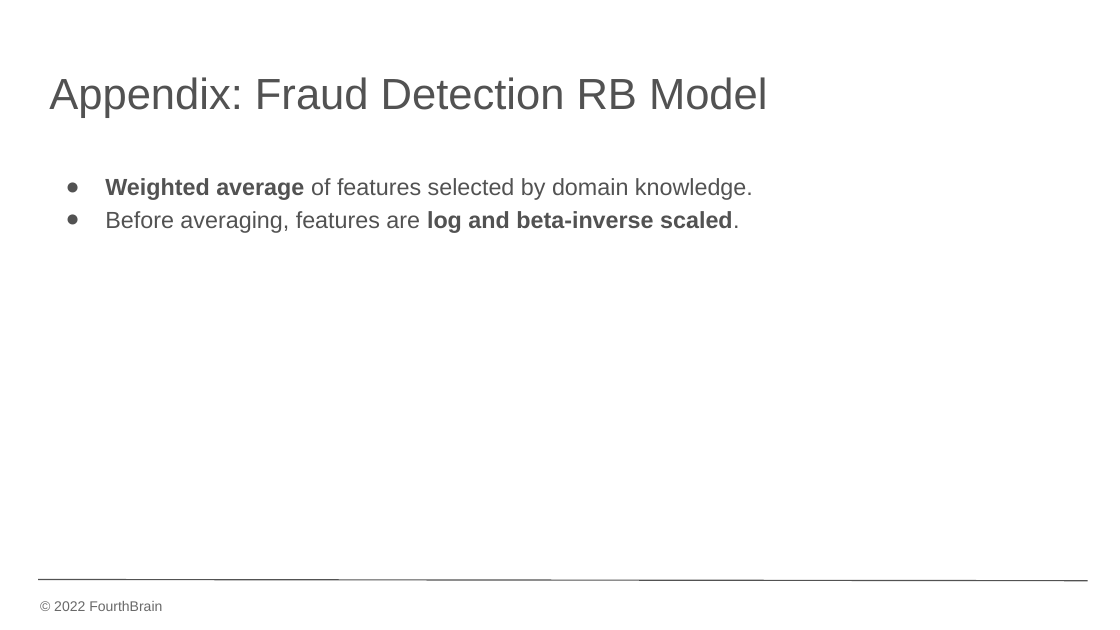
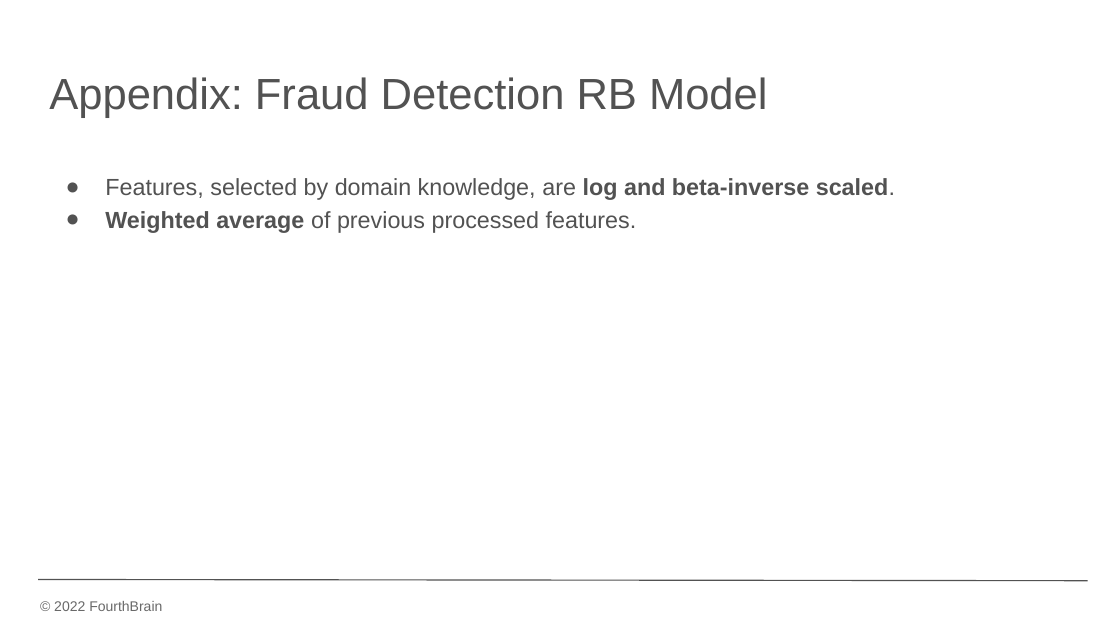
Before and after one commit to davins90/unsupervised_anomaly_detection, a slide deck: slide 15 of src/docs/Decision Intelligence Application.pptx. Drawn at 1120x630 pixels with LibreOffice and Linux fonts; fonts in the diff are those of the drawing; background and template pictures are left out. Boxes give left, top, right and bottom in pixels: in the first picture for what was removed or moved away, otherwise in the second. Text is boxed around its words. In the diff, an @@ line names an element or a change of style, - is before the commit and + after.

```diff
--- a/src/docs/Decision Intelligence Application.pptx
+++ b/src/docs/Decision Intelligence Application.pptx
@@ text at (x1=105, y1=178, x2=895, y2=233): text changed @@
-● Weighted average of features selected by domain knowledge.
-● Before averaging, features are log and beta-inverse scaled.
+● Features, selected by domain knowledge, are log and beta-inverse scaled.
+● Weighted average of previous processed features.
```
Also in this commit, not shown: 12 other slides changed, 1 other file.
